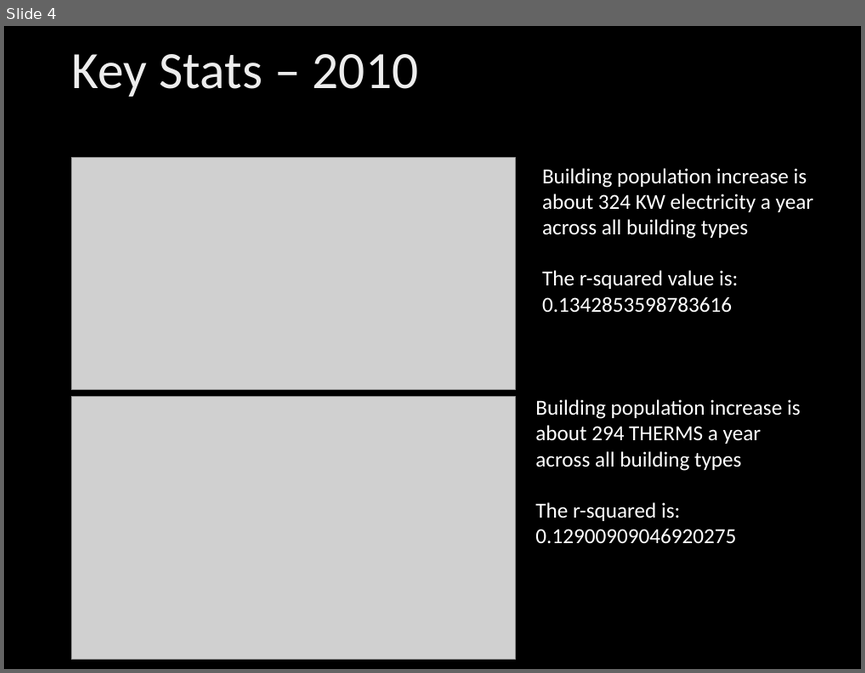
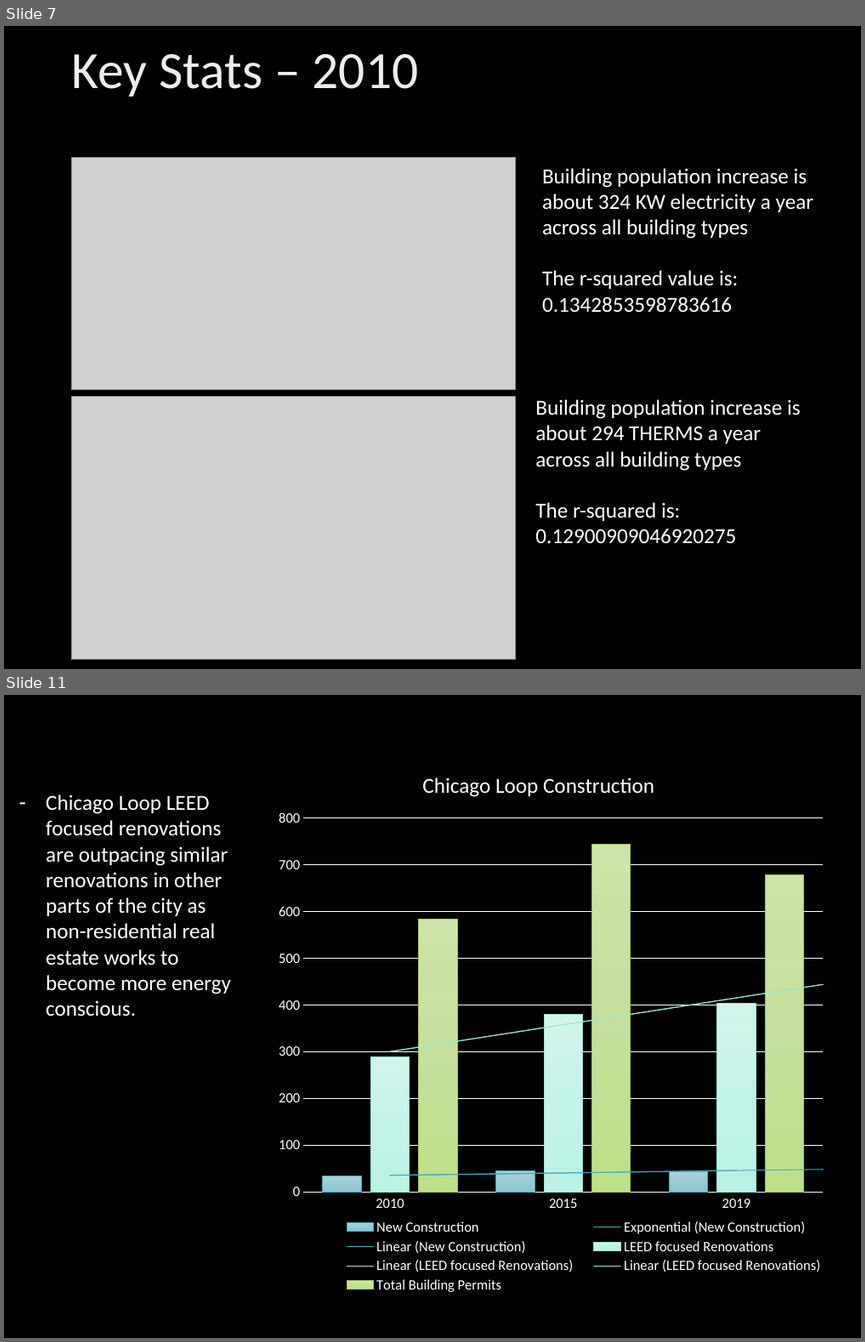
Before and after one commit to byoung11644/Chicago_Energy, a slide deck: Energy ppt.pptx. Shown one above the other, each under a label of ours: slide 4 before the commit, slides 7 and 11 after it; the slides between them are not shown. The pictures are 865x673 and 865x1342 pixels, drawn with LibreOffice and Linux fonts; fonts in the diff are those of the drawing; grey boxes stand for pictures; background and template pictures are left out. Boxes give left, top, right and bottom in pixels: in the first picture for what was removed or moved away, otherwise in the second. Text is boxed around its words. In the diff, an @@ line names an element or a change of style, - is before the commit and + after.

```diff
--- a/Energy ppt.pptx
+++ b/Energy ppt.pptx
@@ slide 11 added at (x1=4, y1=695, x2=861, y2=1338), background picture (left out) @@
@@ text added at (x1=46, y1=794, x2=231, y2=1016), 18 pt, text #FFFFFF @@
+– Chicago Loop LEED focused renovations are outpacing similar renovations in other parts of the city as non-residential real estate works to become more energy conscious.
@@ text added at (x1=422, y1=777, x2=654, y2=797), 18 pt, text #FFFFFF @@
+Chicago Loop Construction
@@ column chart added at (x1=279, y1=809, x2=837, y2=1296) @@
+categories: 2010, 2015, 2019
+New Construction: 30, 40, 40
+LEED focused Renovations: 290, 380, 400
+Total Building Permits: 580, 740, 680
@@ what was slide 4 is now slide 7 @@
```
Also in this commit, not shown: 3 slides changed, 6 other slides added, 1 slide removed, 1 other file.
